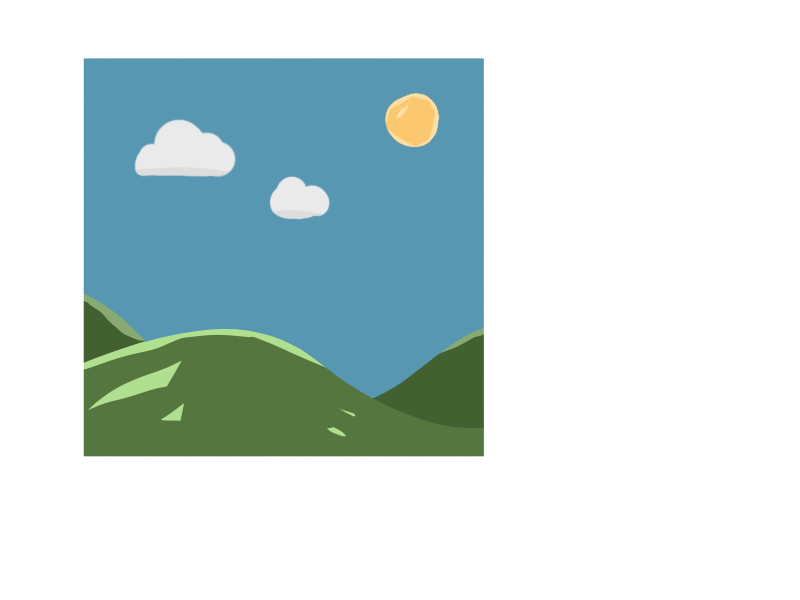
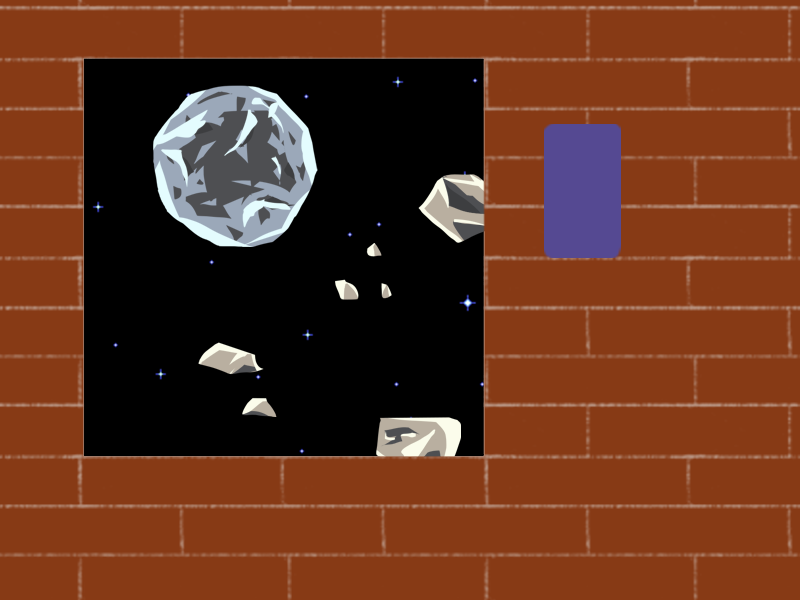
Comparing the layer stacks of the two 800 x 600 images. Changes:
showed "window" over (x1=0, y1=0, x2=800, y2=600)
added group "space" with 11 layers above "window-background copy" over (x1=83, y1=58, x2=513, y2=476)
added group "astroids" with 9 layers in group "space" over (x1=130, y1=78, x2=513, y2=476)
added group "blue asteroid 1" with 4 layers in group "astroids" over (x1=130, y1=78, x2=335, y2=270)
added layer "Layer 3" in group "blue asteroid 1" over (x1=130, y1=82, x2=335, y2=270)
added layer "Layer 4" in group "blue asteroid 1" over (x1=180, y1=123, x2=295, y2=210)
added layer "Layer 2" (2nd of 2, in "space" › "astroids" › "blue asteroid 1") in group "blue asteroid 1" over (x1=144, y1=78, x2=327, y2=264)
added layer "Layer 1" (2nd of 2, in "space" › "astroids" › "blue asteroid 1") in group "blue asteroid 1" over (x1=153, y1=85, x2=318, y2=247)
added layer "debris1" in group "astroids" over (x1=335, y1=243, x2=392, y2=300)
added layer "debris2" in group "astroids" over (x1=376, y1=417, x2=461, y2=476)
added layer "debris3" in group "astroids" over (x1=198, y1=342, x2=277, y2=417)
added layer "debris4" in group "astroids" over (x1=418, y1=174, x2=513, y2=243)
added layer "space1" in group "space" over (x1=83, y1=58, x2=484, y2=457)
hid "window-background copy" over (x1=83, y1=58, x2=484, y2=457)
